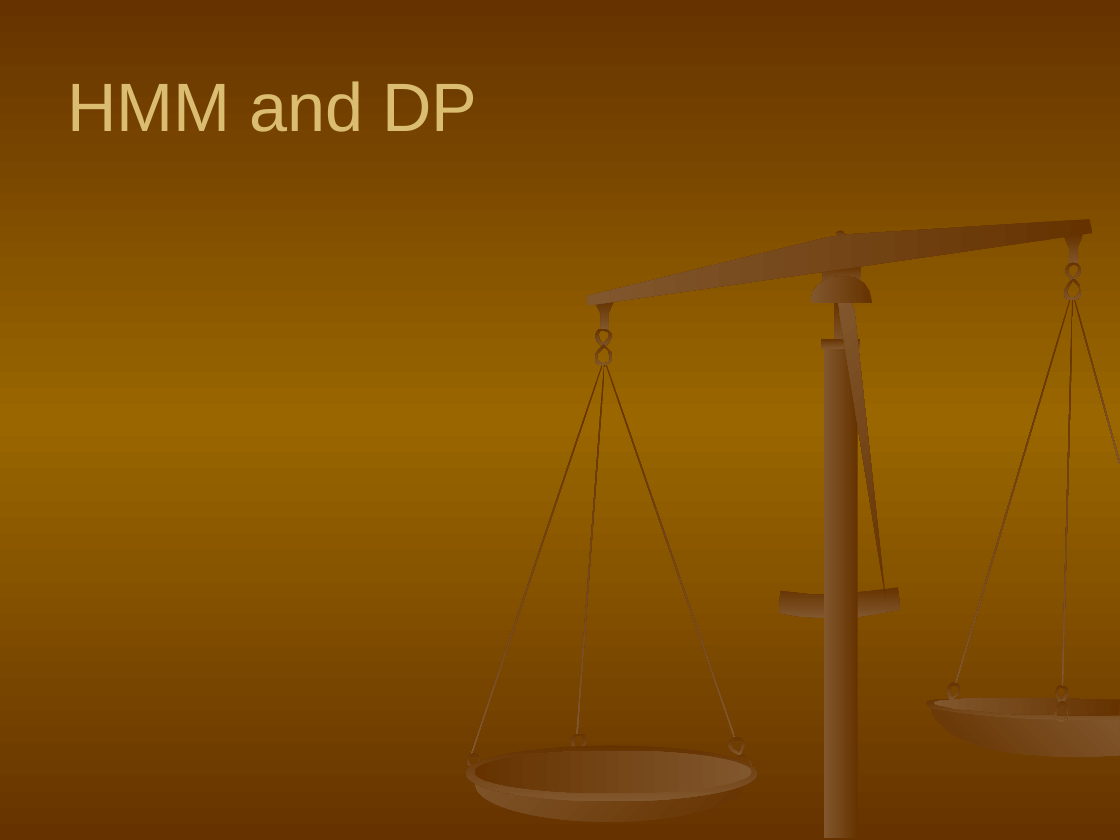
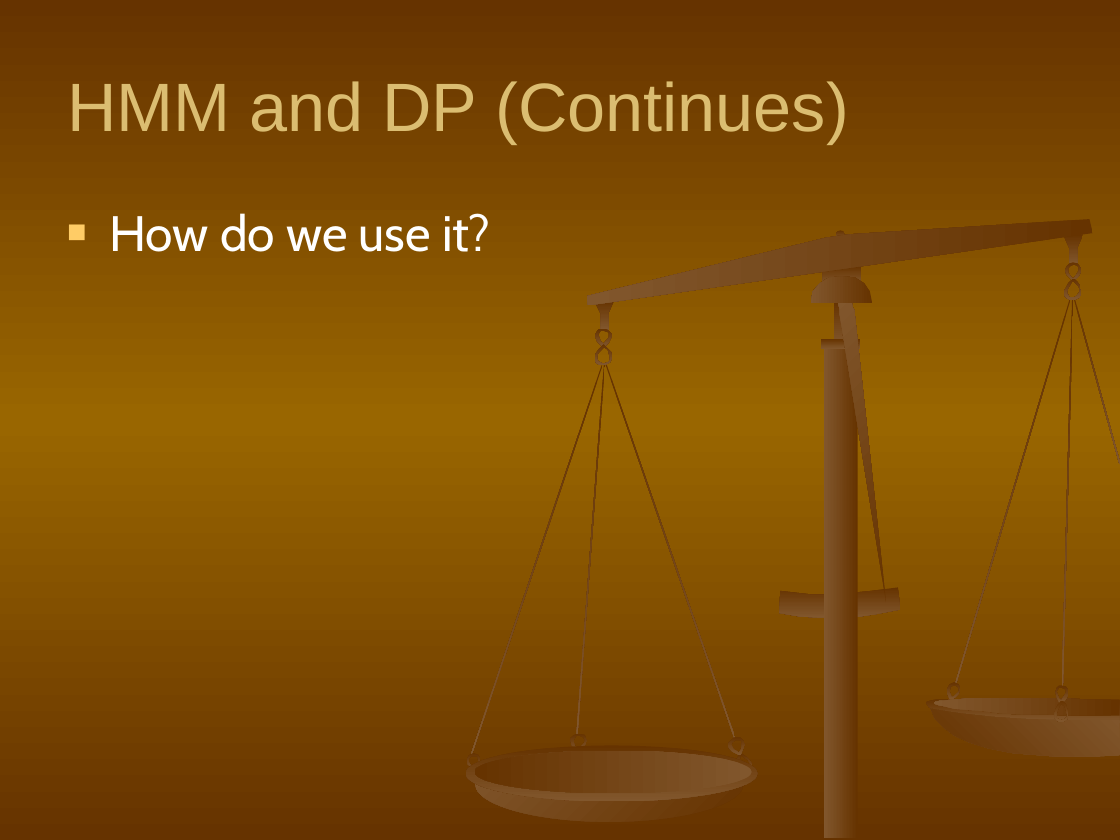
Before and after one commit to shaileshBhokare/honours, a slide deck: slide 10 of ITN100/Assignment/Presentation/presentation.ppt (slide 8 before the commit). Drawn at 1120x840 pixels with LibreOffice and Linux fonts; fonts in the diff are those of the drawing. Boxes give left, top, right and bottom in pixels: in the first picture for what was removed or moved away, otherwise in the second. Text is boxed around its words. In the diff, an @@ line names an element or a change of style, - is before the commit and + after.

```diff
--- a/ITN100/Assignment/Presentation/presentation.ppt
+++ b/ITN100/Assignment/Presentation/presentation.ppt
@@ title at [67, 81, 849, 143]: text changed @@
-HMM and DP
+HMM and DP (Continues)
@@ text added at [109, 213, 490, 252], 32 pt, text #FFFFFF @@
+■ How do we use it?
```
Also in this commit, not shown: 2 slides added, 1 other file.
